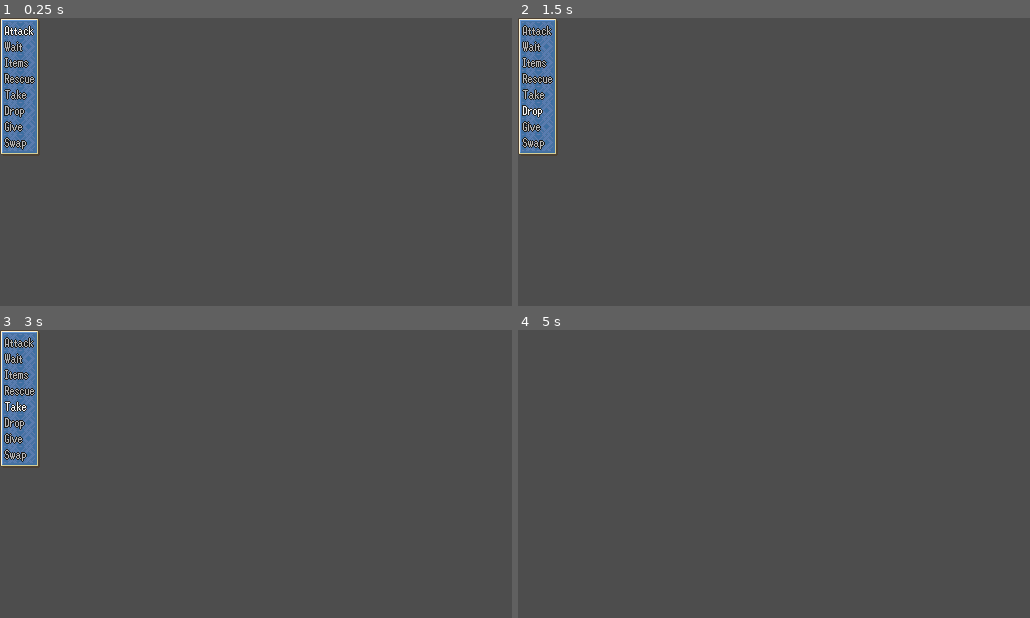
Above: before the commit, frames 1-4 (two rows, left to right).
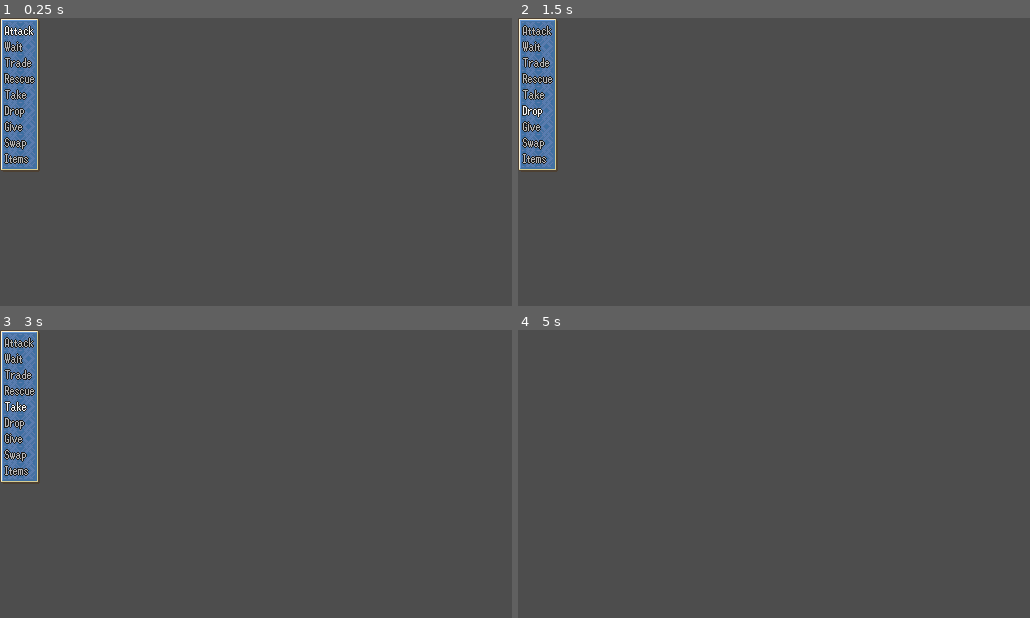
Above: after the commit, the same moments.

Repository: Sharktroid/Revenant-Ender
Game: Godot game, scene res://ui/map_ui/map_menus/unit_menu/unit_menu.tscn
Same seed, same stepped clock (60 frames per second), same inputs: the game is played once before the commit and once after it. This scene is started directly instead of the project's main scene.
Inputs (mouse positions are in pixels of both pictures, inside the frame that each line leads up to):
- Up to frame 1 (0.25 s): no input
- Up to frame 2 (1.5 s): tap Enter (ui_accept) at 0.5, 0.77, 0.8, 1.07, 1.25, 1.35 s; move the mouse to (538, 87) at 0.52 s; hold Right (right) 0.53-1.28 s; hold F (status) 0.53-1.28 s; click (538, 87) at 0.67 s; move the mouse to (671, 176) at 1.27 s; hold Down (down) from 1.28 s (still down)
- Up to frame 3 (3 s): tap Enter (ui_accept) at 1.52, 1.82, 2, 2.3, 2.75 s; tap F (status) at 1.55, 2.85 s; move the mouse to (307, 410) at 2.02 s; release Down (down) at 2.03 s; hold Right (right) 2.03-2.78 s; hold C (ranges) 2.03-2.78 s; move the mouse to (230, 531) at 2.77 s; hold Up (up) from 2.78 s (still down); click (230, 531) at 2.92 s
- Up to frame 4 (5 s): tap Enter (ui_accept) at 3.02, 3.32, 3.5, 3.77, 3.8, 4.07, 4.25, 4.35, 4.52, 4.82 s; move the mouse to (927, 517) at 3.52 s; release Up (up) at 3.53 s; hold F (status) 3.53-4.28 s; hold A (left) from 3.53 s (still down); tap \ (debug) at 4.15 s; move the mouse to (620, 430) at 4.27 s; tap F (status) at 4.55 s; tap Escape (ui_cancel) at 4.9 s

The runs differ from the first frame. In frame 1, 0.6% of the frame differs, in the area x 0-8%, y 13-54%; in frame 2, 0.6%; in frame 3, 0.6%; in frame 4, nothing differs.
Error in both runs: Invalid access to property or key 'tree_exited' on a base object of type 'Nil'. (res://ui/map_ui/map_menus/unit_menu/unit_menu.gd:8)

Commit message:
Implemented functionless trade menu

Diff:
--- a/controllers/attack controller/attack_controller.gd
+++ b/controllers/attack controller/attack_controller.gd
@@ -12,7 +12,7 @@
 
 const HIT_B_DELAY: float = 5.0/60
 
-static var _map_battle_hp_bar_scene: PackedScene = \
+const _MAP_BATTLE_HP_BAR_SCENE: PackedScene = \
 		preload("res://controllers/attack controller/map_battle_info_display.tscn")
 
 static func combat(attacker: Unit, defender: Unit) -> void:
@@ -31,7 +31,7 @@
 
 
 static func _map_combat(attacker: Unit, defender: Unit, attack_queue: Array[CombatStage]) -> void:
-	var hp_bar: HBoxContainer = _map_battle_hp_bar_scene.instantiate()
+	var hp_bar: HBoxContainer = _MAP_BATTLE_HP_BAR_SCENE.instantiate()
 	hp_bar.attacker = attacker
 	hp_bar.defender = defender
 	MapController.get_ui().add_child(hp_bar)
--- a/items/weapons/spears/silver_spear/silver_spear.gd
+++ b/items/weapons/spears/silver_spear/silver_spear.gd
@@ -14,5 +14,5 @@
 	price = 4000
 	weapon_experience = 1
 	_description = "A very powerful and expensive spear."
-	icon = preload("uid://cvkwhxmqlavgm")
+	icon = preload("res://items/weapons/spears/silver_spear/icon.png")
 	super()
--- a/maps/map.gd
+++ b/maps/map.gd
@@ -16,9 +16,9 @@
 var true_pos: Vector2i # Position of the map, used for scrolling
 var curr_faction: int = 0
 
-var _attack_tile_node: Resource = preload("res://maps/map_tiles/attack_tile.tscn")
-var _movement_tile_node: Resource = preload("res://maps/map_tiles/movement_tile.tscn")
-var _support_tile_node: Resource = preload("res://maps/map_tiles/support_tile.tscn")
+const _ATTACK_TILE_NODE: Resource = preload("res://maps/map_tiles/attack_tile.tscn")
+const _MOVEMENT_TILE_NODE: Resource = preload("res://maps/map_tiles/movement_tile.tscn")
+const _SUPPORT_TILE_NODE: Resource = preload("res://maps/map_tiles/support_tile.tscn")
 
 
 func _enter_tree() -> void:
@@ -209,9 +209,9 @@
 	tiles_node.name = "%s Move Tiles" % name
 	var current_tile_base: PackedScene
 	match type:
-		tile_types.ATTACK: current_tile_base = _attack_tile_node
-		tile_types.MOVEMENT: current_tile_base = _movement_tile_node
-		tile_types.SUPPORT: current_tile_base = _support_tile_node
+		tile_types.ATTACK: current_tile_base = _ATTACK_TILE_NODE
+		tile_types.MOVEMENT: current_tile_base = _MOVEMENT_TILE_NODE
+		tile_types.SUPPORT: current_tile_base = _SUPPORT_TILE_NODE
 	for i: Vector2i in tiles:
 		var tile: Sprite2D = current_tile_base.instantiate()
 		tile.name = "Tile"
--- a/ui/map_ui/status_screen/item_screen/item_label/item_label.gd
+++ b/ui/map_ui/item_label/item_label.gd
@@ -1,3 +1,4 @@
+class_name ItemLabel
 extends HelpContainer
 
 var item: Item:
--- a/ui/map_ui/status_screen/item_screen/item_label/item_label.tscn
+++ b/ui/map_ui/item_label/item_label.tscn
@@ -1,6 +1,6 @@
 [gd_scene load_steps=2 format=3 uid="uid://c1ebsuv0gdqsi"]
 
-[ext_resource type="Script" path="res://ui/map_ui/status_screen/item_screen/item_label/item_label.gd" id="1_ycl4y"]
+[ext_resource type="Script" path="res://ui/map_ui/item_label/item_label.gd" id="1_6huud"]
 
 [node name="Item Label" type="BoxContainer"]
 anchors_preset = 15
@@ -8,7 +8,8 @@
 anchor_bottom = 1.0
 grow_horizontal = 2
 grow_vertical = 2
-script = ExtResource("1_ycl4y")
+script = ExtResource("1_6huud")
+help_description = null
 
 [node name="Equip Status" type="Label" parent="."]
 custom_minimum_size = Vector2(6, 0)
--- a/ui/map_ui/map_menus/item_menu/item_menu.gd
+++ b/ui/map_ui/map_menus/item_menu/item_menu.gd
@@ -3,7 +3,7 @@
 var connected_unit: Unit
 
 var _items: Array[Item] = []
-var _menu_item_node: GDScript = preload("res://ui/map_ui/map_menus/item_menu\
+const _MENU_ITEM_NODE: GDScript = preload("res://ui/map_ui/map_menus/item_menu\
 /item_menu_item/item_menu_item.gd")
 
 # Called when the node enters the scene tree for the first time.
@@ -42,6 +42,6 @@
 			child.queue_free()
 			await child.tree_exited
 		for item: Item in connected_unit.items:
-			var item_node: HelpContainer = _menu_item_node.new(item)
+			var item_node: HelpContainer = _MENU_ITEM_NODE.new(item)
 			item_node.help_description = item.get_description()
 			$Items.add_child(item_node)
--- /dev/null
+++ b/ui/map_ui/map_menus/trade_menu/trade_menu.gd
@@ -0,0 +1,24 @@
+class_name TradeMenu
+extends Control
+
+const ITEM_LABEL_SCENE: PackedScene = preload("res://ui/map_ui/item_label/item_label.tscn")
+
+var left_unit: Unit
+var right_unit: Unit
+
+
+func _ready() -> void:
+	var add_items: Callable = func(unit: Unit, container: VBoxContainer):
+		for item: Item in unit.items:
+			var node: ItemLabel = ITEM_LABEL_SCENE.instantiate()
+			node.item = item
+			node.set_equip_status(unit)
+			container.add_child(node)
+	add_items.call(left_unit, %"Left Items")
+	add_items.call(right_unit, %"Right Items")
+
+
+func _input(event: InputEvent) -> void:
+	if event.is_action_pressed("ui_cancel"):
+		queue_free()
+		accept_event()
--- /dev/null
+++ b/ui/map_ui/map_menus/trade_menu/trade_menu.tscn
@@ -0,0 +1,45 @@
+[gd_scene load_steps=2 format=3 uid="uid://c5ml6ssvuea3l"]
+
+[ext_resource type="Script" path="res://ui/map_ui/map_menus/trade_menu/trade_menu.gd" id="1_xggw2"]
+
+[node name="Trade Menu" type="Control"]
+layout_mode = 3
+anchors_preset = 15
+anchor_right = 1.0
+anchor_bottom = 1.0
+grow_horizontal = 2
+grow_vertical = 2
+script = ExtResource("1_xggw2")
+
+[node name="MarginContainer" type="MarginContainer" parent="."]
+layout_mode = 1
+anchors_preset = -1
+anchor_top = 0.4
+anchor_right = 1.0
+anchor_bottom = 1.0
+offset_top = 1.0
+grow_horizontal = 2
+grow_vertical = 2
+theme_override_constants/margin_left = 1
+theme_override_constants/margin_top = 1
+theme_override_constants/margin_right = 1
+theme_override_constants/margin_bottom = 1
+
+[node name="HBoxContainer" type="HBoxContainer" parent="MarginContainer"]
+layout_mode = 2
+
+[node name="Panel" type="PanelContainer" parent="MarginContainer/HBoxContainer"]
+layout_mode = 2
+size_flags_horizontal = 3
+
+[node name="Left Items" type="VBoxContainer" parent="MarginContainer/HBoxContainer/Panel"]
+unique_name_in_owner = true
+layout_mode = 2
+
+[node name="Panel2" type="PanelContainer" parent="MarginContainer/HBoxContainer"]
+layout_mode = 2
+size_flags_horizontal = 3
+
+[node name="Right Items" type="VBoxContainer" parent="MarginContainer/HBoxContainer/Panel2"]
+unique_name_in_owner = true
+layout_mode = 2
--- a/ui/map_ui/map_menus/unit_menu/unit_menu.gd
+++ b/ui/map_ui/map_menus/unit_menu/unit_menu.gd
@@ -47,19 +47,20 @@
 	var enabled_items = {
 		Attack = false,
 		Wait = false,
-		Items = false,
+		Trade = false,
 		Rescue = false,
 		Take = false,
 		Drop = false,
 		Give = false,
 		Swap = false,
+		Items = false,
 	}
 	if CursorController.get_true_pos() in raw_movement_tiles:
 		enabled_items.Wait = (movement > 0 and pos in raw_movement_tiles)
 		enabled_items.Drop = connected_unit.traveler != null
 		enabled_items.Items = len(connected_unit.items) > 0
 		# Gets all adjacent units
-		for unit in MapController.get_units():
+		for unit: Unit in MapController.get_units():
 			if unit != connected_unit and unit.visible == true:
 				var cursor_pos: Vector2i = CursorController.get_true_pos()
 				if Utilities.get_tile_distance(cursor_pos, unit.get_position()) == 0 \
@@ -70,6 +71,11 @@
 				elif Utilities.get_tile_distance(cursor_pos, unit.get_position()) == 1:
 					# Adjacent units
 					if connected_unit.is_friend(unit):
+						if connected_unit.items.size() > 0 and unit.items.size() > 0:
+							enabled_items.Trade = true
+						else:
+							print_debug(connected_unit.items.size())
+							print_debug(unit.items.size())
 						if unit.traveler:
 							if connected_unit.traveler:
 								enabled_items.Swap = true
@@ -112,6 +118,22 @@
 			connected_unit.wait()
 			close()
 
+		"Trade":
+			var selector := UnitSelector.new(connected_unit, 1, 1, connected_unit.is_friend)
+			var trade: Callable = func(selected_unit: Unit):
+				const MENU_NODE: PackedScene = \
+						preload("res://ui/map_ui/map_menus/trade_menu/trade_menu.tscn")
+				var menu: TradeMenu = MENU_NODE.instantiate()
+				menu.left_unit = connected_unit
+				menu.right_unit = selected_unit
+				MapController.get_ui().add_child(menu)
+				CursorController.disable()
+				visible = false
+				await menu.tree_exited
+				visible = true
+				CursorController.enable()
+			_select_map(selector, _display_adjacent_support_tiles(), trade)
+
 		"Items":
 			var menu: MapMenu = \
 					preload("res://ui/map_ui/map_menus/item_menu/item_menu.tscn").instantiate()
--- a/ui/map_ui/map_menus/unit_menu/unit_menu.tscn
+++ b/ui/map_ui/map_menus/unit_menu/unit_menu.tscn
@@ -17,10 +17,10 @@
 script = ExtResource("3_ead2k")
 help_description = "Ends the unit's current turn."
 
-[node name="Items" type="BoxContainer" parent="Items" index="2"]
+[node name="Trade" type="BoxContainer" parent="Items" index="2"]
 layout_mode = 2
 script = ExtResource("3_ead2k")
-help_description = "Use and equip items."
+help_description = "Ends the unit's current turn."
 
 [node name="Rescue" type="BoxContainer" parent="Items" index="3"]
 layout_mode = 2
@@ -46,3 +46,8 @@
 layout_mode = 2
 script = ExtResource("3_ead2k")
 help_description = "Swap rescued allies with an adjacent ally."
+
+[node name="Items" type="BoxContainer" parent="Items" index="8"]
+layout_mode = 2
+script = ExtResource("3_ead2k")
+help_description = "Use and equip items."
--- a/ui/map_ui/status_screen/item_screen/item_screen.gd
+++ b/ui/map_ui/status_screen/item_screen/item_screen.gd
@@ -1,8 +1,8 @@
 extends Control
 
 var observing_unit: Unit
-var _item_label_node: PackedScene = \
-		preload("res://ui/map_ui/status_screen/item_screen/item_label/item_label.tscn")
+const _ITEM_LABEL_NODE: PackedScene = \
+		preload("res://ui/map_ui/item_label/item_label.tscn")
 
 
 func update() -> void:
@@ -10,7 +10,7 @@
 		for grandchild in child.get_children():
 			grandchild.queue_free()
 	for item in observing_unit.items:
-		var item_label: HelpContainer = _item_label_node.instantiate()
+		var item_label: HelpContainer = _ITEM_LABEL_NODE.instantiate()
 		item_label.item = item
 		item_label.set_equip_status(observing_unit)
 		$"Item Panel/Item Label Container".add_child(item_label)
--- a/units/unit.gd
+++ b/units/unit.gd
@@ -64,7 +64,7 @@
 var _attack_tile_node: Node2D
 var _current_attack_tiles_node: Node2D
 # Resources to be loaded.
-var _movement_arrows: Resource = preload("res://maps/map_tiles/movement_arrows.tscn")
+const _MOVEMENT_ARROWS: Resource = preload("res://maps/map_tiles/movement_arrows.tscn")
 var _stat_boosts: Dictionary
 var _default_palette: Array[Array] = [[Vector3(), Vector3()]]
 var _wait_palette: Array[Array] = [
@@ -624,7 +624,7 @@
 	_arrows_container = CanvasGroup.new()
 	if len(get_unit_path()) > 1:
 		for i in get_unit_path():
-			var tile: Sprite2D = _movement_arrows.instantiate()
+			var tile: Sprite2D = _MOVEMENT_ARROWS.instantiate()
 			var prev
 			var next
 			if get_unit_path().find(i) == 0:
--- a/utilities/utilities.gd
+++ b/utilities/utilities.gd
@@ -132,7 +132,7 @@
 	print("Total length: %s ms" % (sum / 1000))
 
 
-func get_properties(objects: Array, property_path: StringName) -> Array:
+func get_properties_of_array(objects: Array, property_path: StringName) -> Array:
 	var output_array: Array = []
 	for object: Object in objects:
 		output_array.append(object.get(property_path))
